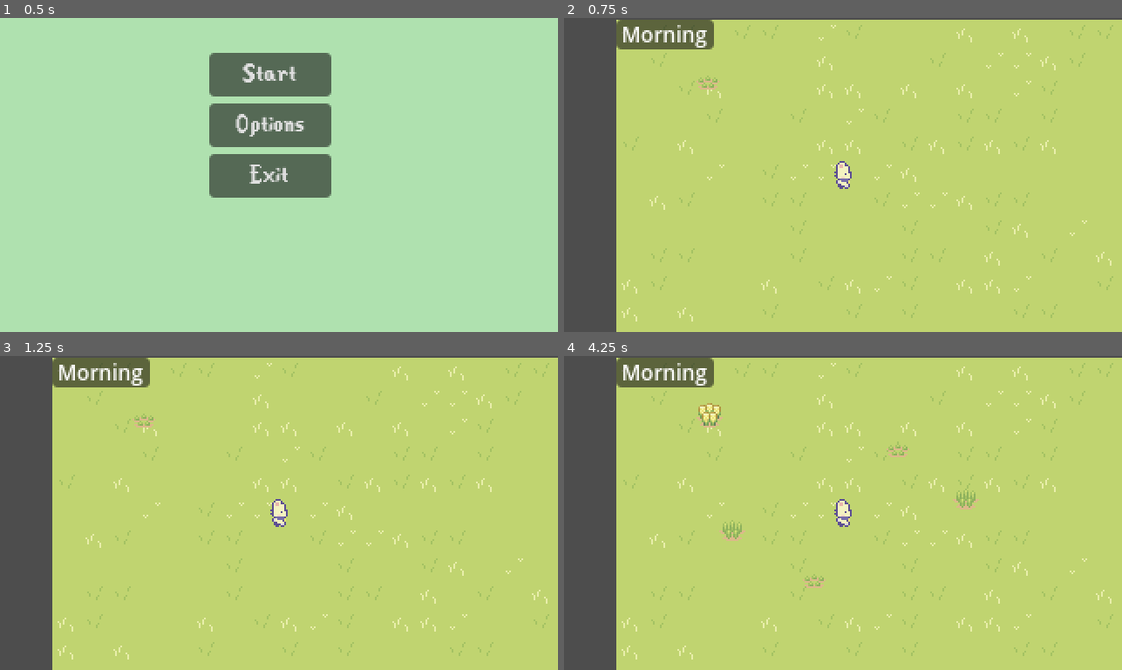
Above: before the commit, frames 1-4 (two rows, left to right).
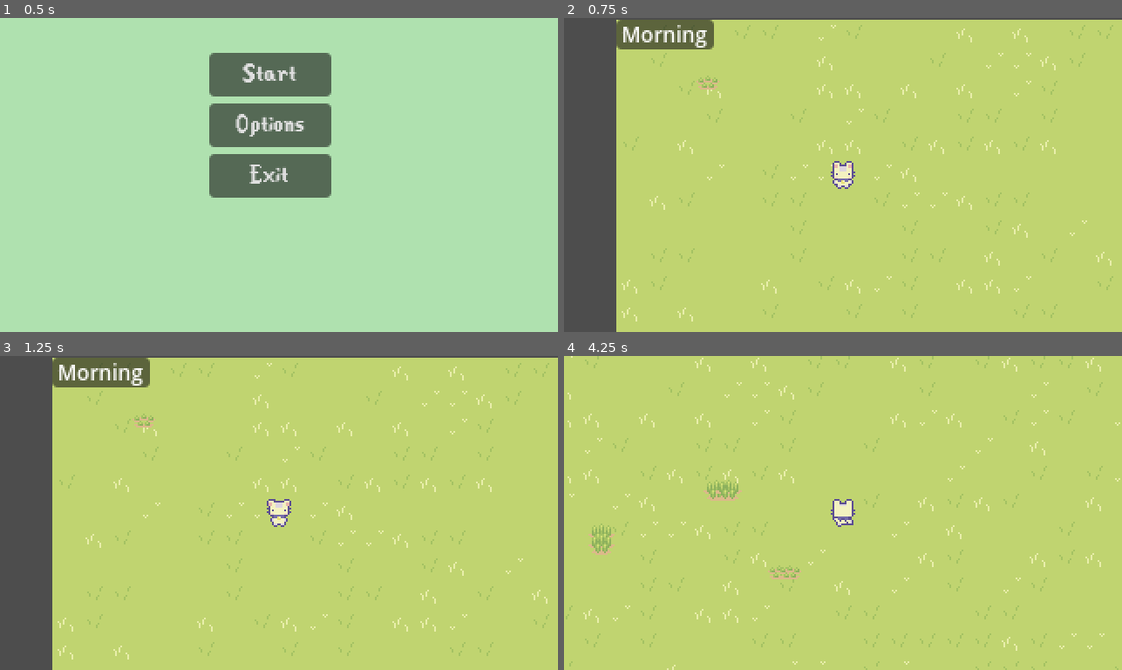
Above: after the commit, the same moments.

Repository: egd3025/everbloom
Game: Godot game, scene res://start_menu.tscn
The game is run twice, just before and just after one commit, with the same random seed, the same clock (stepped at 60 frames per second) and the same inputs.
Inputs (mouse positions are in pixels of both pictures, inside the frame that each line leads up to):
- Up to frame 1 (0.5 s): no input
- Up to frame 2 (0.75 s): click "Start" at 0.5 s
- Up to frame 3 (1.25 s): no input
- Up to frame 4 (4.25 s): move the mouse to (965, 497) at 1.27 s; hold Right (ui_right) 1.28-2.03 s; click (965, 497) at 1.35 s; move the mouse to (731, 528) at 2.02 s; hold Down (ui_down) 2.03-2.78 s; click (731, 528) at 2.1 s; move the mouse to (898, 443) at 2.77 s; hold Right (ui_right) 2.78-3.53 s; click (898, 443) at 2.85 s; move the mouse to (815, 575) at 3.52 s; hold Up (ui_up) from 3.53 s (still down); click (815, 575) at 3.6 s

Frame 1 is identical in both runs. In frame 2, 0.2% of the frame differs, in the area x 47-53%, y 45-55%; in frame 3, 0.2%; in frame 4, 16%, in the area x 0-100%, y 0-100%.

Commit message:
fixed scene changes, textures need updating

Diff:
--- a/EverBloom/Inventory/Inventory_UI.gd
+++ b/EverBloom/Inventory/Inventory_UI.gd
@@ -2,27 +2,18 @@
 
 @onready var inv: Inv = preload("res://Inventory/player_inv.tres")
 @onready var slots: Array = $NinePatchRect/GridContainer.get_children()
-var is_open = false
 
 func _ready():
 	update_slots()
-	close()
 
 func update_slots():
 	for i in range(min(inv.items.size(), slots.size())):
 		slots[i].update(inv.items[i])
 
-func _process(delta):
+func _input(InputEvent):
+	if Input.is_action_just_pressed("pause"):
+		if !get_tree().paused:
+			get_tree().paused = !get_tree().paused
+		get_tree().change_scene_to_file("res://Pause Menu.tscn")
 	if Input.is_action_just_pressed("inventory"):
-		if is_open:
-			close()
-		else:
-			open()
-
-func open():
-	visible = true
-	is_open = true
-
-func close():
-	visible = false
-	is_open = false
+		get_tree().change_scene_to_file("res://World/world.tscn")
--- a/EverBloom/Inventory/inventory_ui.tscn
+++ b/EverBloom/Inventory/inventory_ui.tscn
@@ -5,6 +5,7 @@
 [ext_resource type="PackedScene" uid="uid://b56j1qcxe3igr" path="res://Inventory/inventory_ui_slot.tscn" id="3_1dwlq"]
 
 [node name="Inventory_UI" type="Control"]
+process_mode = 3
 custom_minimum_size = Vector2(85, 64)
 layout_mode = 3
 anchors_preset = 15
--- a/EverBloom/Inventory/inventory_ui_slot.tscn
+++ b/EverBloom/Inventory/inventory_ui_slot.tscn
@@ -4,6 +4,7 @@
 [ext_resource type="Script" path="res://Inventory/inventory_ui_slot.gd" id="1_p0wm6"]
 
 [node name="Inventory_UI_Slot" type="Panel"]
+process_mode = 3
 self_modulate = Color(1, 1, 1, 0)
 custom_minimum_size = Vector2(16, 16)
 offset_right = 16.0
--- a/EverBloom/Pause Menu.gd
+++ b/EverBloom/Pause Menu.gd
@@ -6,7 +6,7 @@
 	get_tree().change_scene_to_file("res://World/world.tscn")
 
 func _on_inventory_button_pressed():
-	pass
+	get_tree().change_scene_to_file("res://Inventory/inventory_ui.tscn")
 
 func _on_options_button_pressed():
 	get_tree().change_scene_to_file("res://options_menu.tscn")
--- a/EverBloom/World/world.gd
+++ b/EverBloom/World/world.gd
@@ -13,3 +13,6 @@
 	if Input.is_action_just_pressed("pause"):
 		get_tree().paused = not get_tree().paused
 		get_tree().change_scene_to_file("res://Pause Menu.tscn")
+
+	if Input.is_action_just_pressed("inventory"):
+		get_tree().change_scene_to_file("res://Inventory/inventory_ui.tscn")
--- a/EverBloom/World/world.tscn
+++ b/EverBloom/World/world.tscn
@@ -3,7 +3,7 @@
 [ext_resource type="TileSet" uid="uid://cxa3a7h17ymwt" path="res://stardew.tres" id="1_5jp6c"]
 [ext_resource type="Script" path="res://World/world.gd" id="1_a85sf"]
 [ext_resource type="Script" path="res://World/WorldGen.gd" id="2_rlebr"]
-[ext_resource type="Script" path="res://Inventory/Inventory_UI.gd" id="4_blnk0"]
+[ext_resource type="Script" path="res://Player/Player.gd" id="4_fn72k"]
 [ext_resource type="Texture2D" uid="uid://br34h1te2q78s" path="res://cup_noodle/Basic Charakter Spritesheet.png" id="4_h38wm"]
 [ext_resource type="PackedScene" uid="uid://byhgnas87o1gb" path="res://Plants/Plant.tscn" id="6_sfo2u"]
 [ext_resource type="Script" path="res://World/DayTimer.gd" id="7_qxuh3"]
@@ -143,7 +143,7 @@
 
 [node name="player" type="CharacterBody2D" parent="."]
 position = Vector2(130, 89)
-script = ExtResource("4_blnk0")
+script = ExtResource("4_fn72k")
 metadata/_edit_group_ = true
 
 [node name="CollisionShape2D" type="CollisionShape2D" parent="player"]
